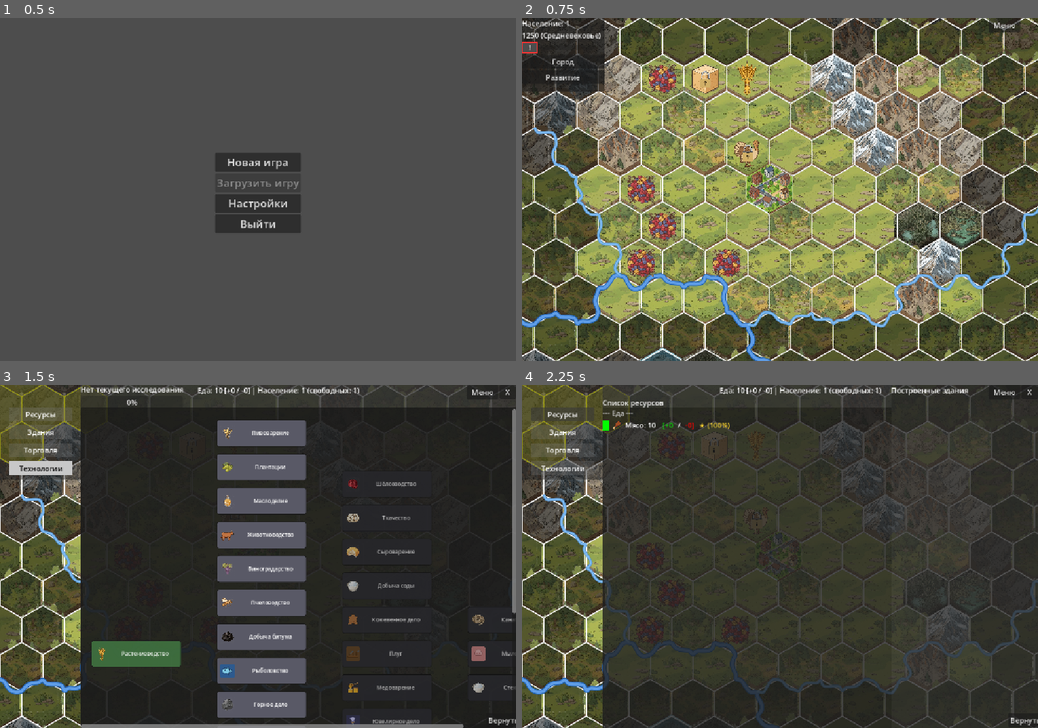
Above: before the commit, frames 1-4 (two rows, left to right).
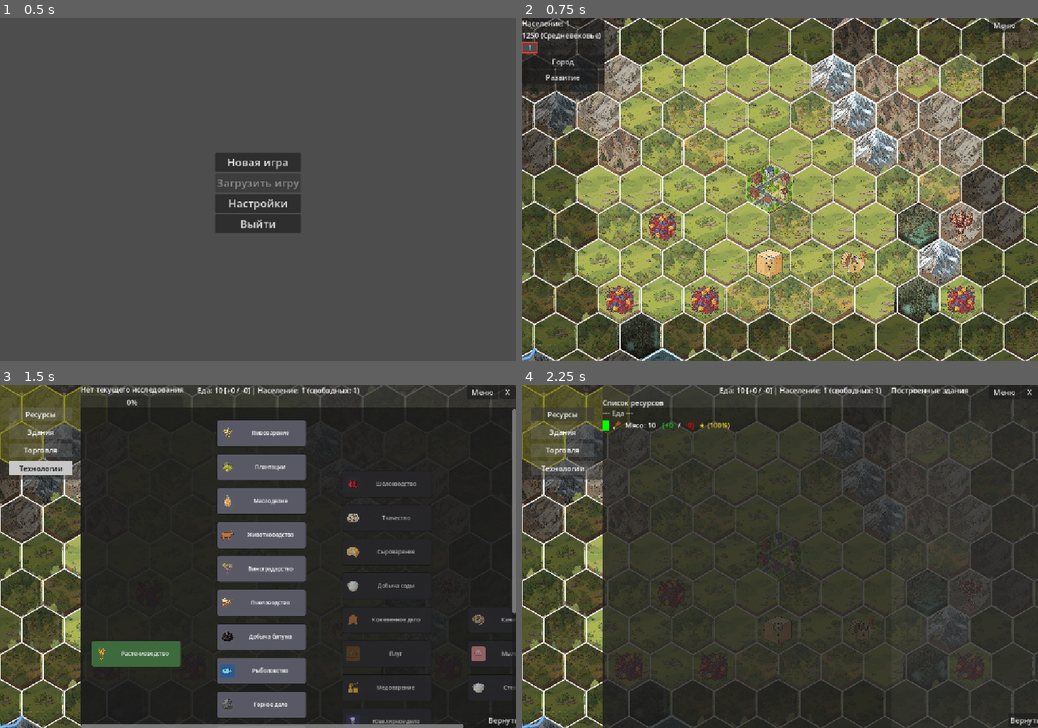
Above: after the commit, the same moments.

Repository: Night-Pryanik/The-City
Game: Godot game, scene res://scenes/main_menu.tscn
Same seed, same stepped clock (60 frames per second), same inputs: the game is played once before the commit and once after it.
Inputs (mouse positions are in pixels of both pictures, inside the frame that each line leads up to):
- Up to frame 1 (0.5 s): no input
- Up to frame 2 (0.75 s): click "Новая игра" at 0.5 s
- Up to frame 3 (1.5 s): click (10, 415) at 1.25 s
- Up to frame 4 (2.25 s): click "Ресурсы" at 2 s

Frame 1 is identical in both runs. In frame 2, 9.2% of the frame differs, in the area x 0-100%, y 12-100%; in frame 3, 0.6%; in frame 4, 2.3%.

Commit message:
Уменьшение шанса на спавн маршей

Diff:
--- a/scripts/map_generator.gd
+++ b/scripts/map_generator.gd
@@ -156,9 +156,9 @@
 # Пост-обработка после Вороного: превращает часть равнинных гексов вокруг
 # озёр и морей в марши. Кольцо шириной в 1 гекс — перебираем только
 # непосредственных соседей каждого озера/моря. Каждый такой сосед-равнина
-# становится маршем с шансом ~40-50% (MARSH_CHANCE). Гексы помечаются
+# становится маршем с шансом 25% (MARSH_CHANCE). Гексы помечаются
 # временным флагом _is_marsh, чтобы генерация покрова потом могла выставить им cover.
-const MARSH_CHANCE := 0.45
+const MARSH_CHANCE := 0.25
 
 # Возвращает конфигурацию моря из data/map_config.json (блок "sea").
 func _sea_config() -> Dictionary:
